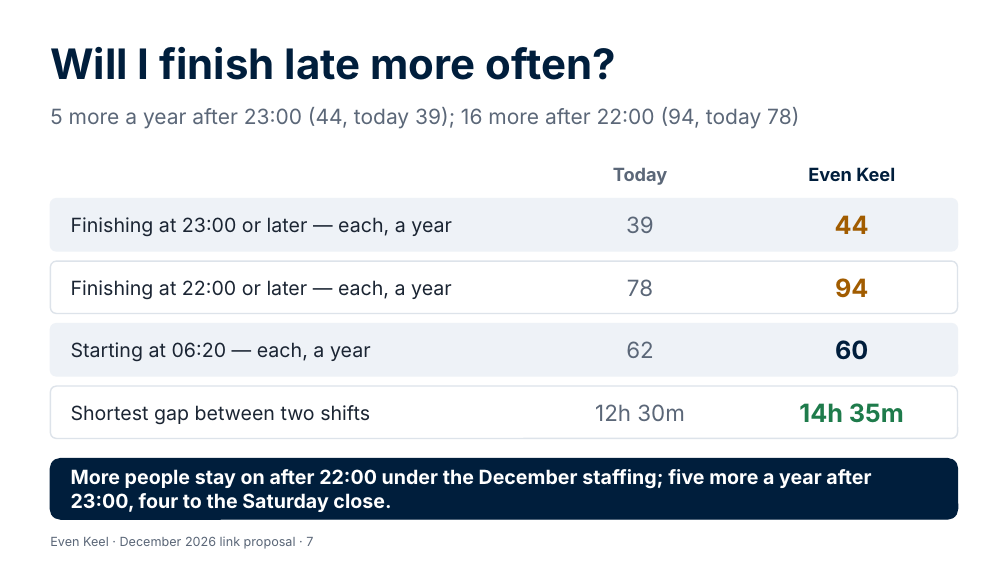
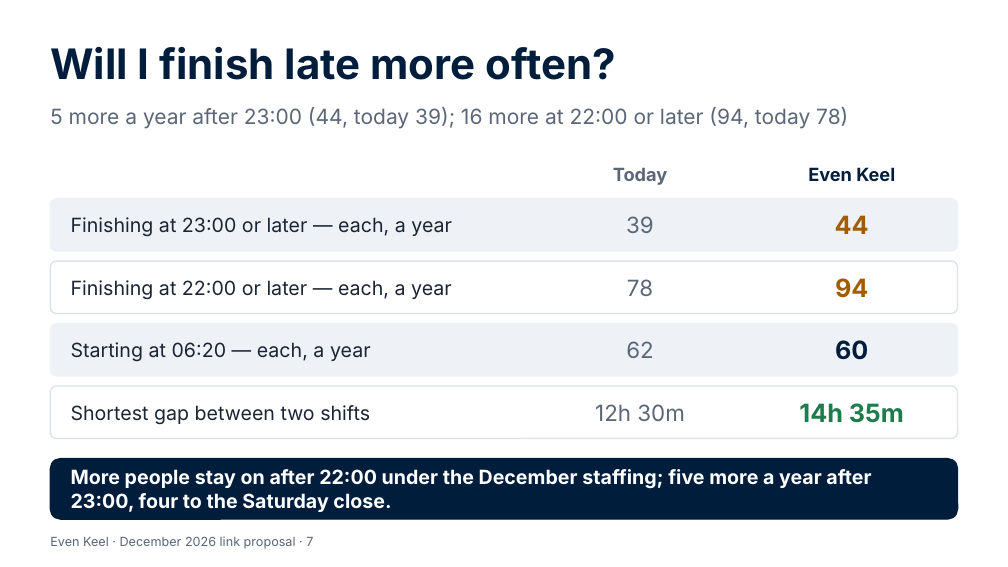
Before and after one commit to Garethdavidmiller/roster-app, a slide deck: slide 7 of docs/links-26/presentations/Even-Keel-for-colleagues.pptx. Drawn at 1008x567 pixels with LibreOffice and Linux fonts; fonts in the diff are those of the drawing. Boxes give left, top, right and bottom in pixels: in the first picture for what was removed or moved away, otherwise in the second. Text is boxed around its words. In the diff, an @@ line names an element or a change of style, - is before the commit and + after.

```diff
--- a/docs/links-26/presentations/Even-Keel-for-colleagues.pptx
+++ b/docs/links-26/presentations/Even-Keel-for-colleagues.pptx
@@ text at box(50, 107, 848, 129): text changed @@
-5 more a year after 23:00 (44, today 39); 16 more after 22:00 (94, today 78)
+5 more a year after 23:00 (44, today 39); 16 more at 22:00 or later (94, today 78)
```
Also in this commit, not shown: 2 other slides changed, 20 other files.
